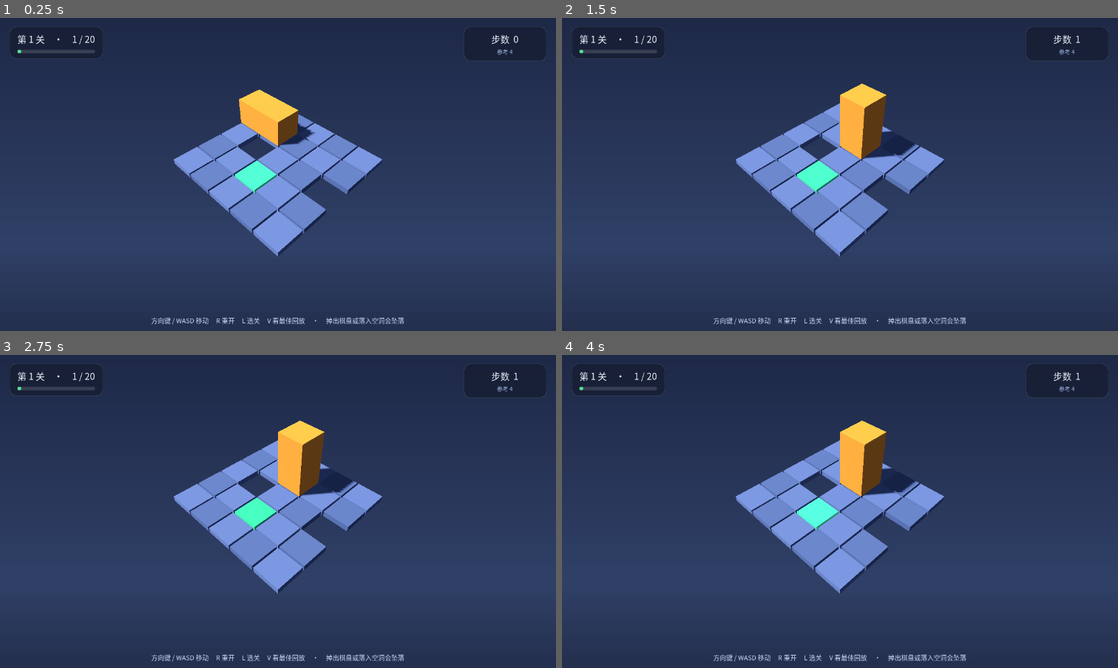
Above: before the commit, frames 1-4 (two rows, left to right).
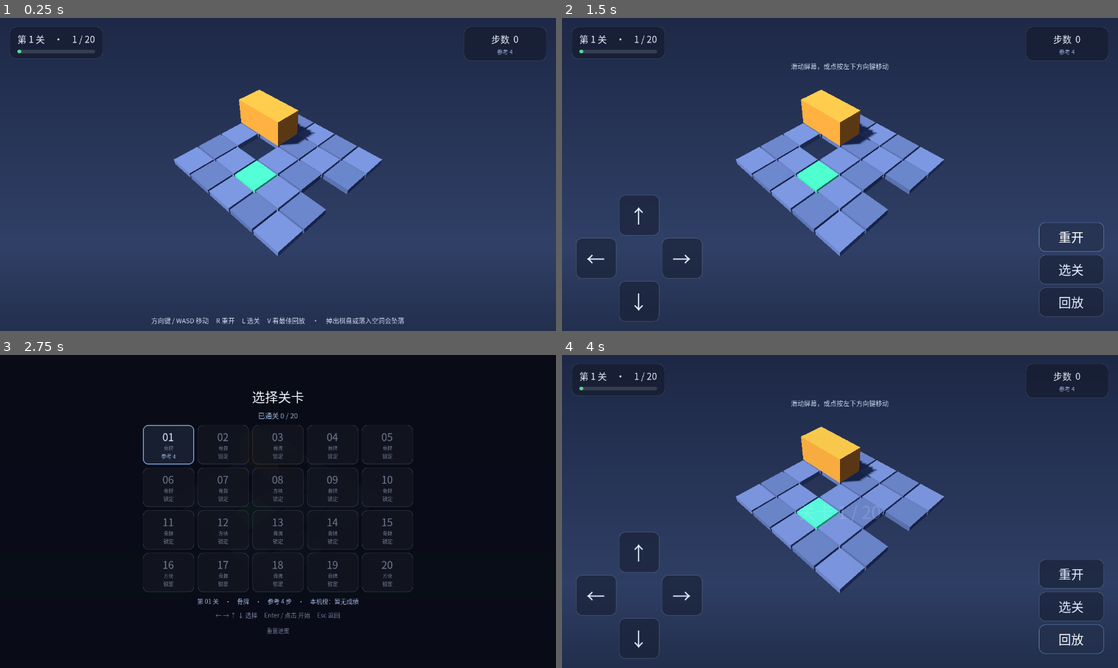
Above: after the commit, the same moments.

Repository: EasyIndie/EasyGodot
Game: Godot game, scene res://scenes/main.tscn
The game is run twice, just before and just after one commit, with the same random seed, the same clock (stepped at 60 frames per second) and the same inputs.
Inputs (mouse positions are in pixels of both pictures, inside the frame that each line leads up to):
- Up to frame 1 (0.25 s): no input
- Up to frame 2 (1.5 s): tap Enter at 0.5 s; move the mouse to (962, 158) at 0.52 s; hold Right 0.53-1.25 s; tap T at 0.6 s; click (962, 158) at 0.67 s; tap V at 0.8 s; click (1073, 237) at 1.25 s, where only the run after the commit has a clickable "重开"
- Up to frame 3 (2.75 s): click (511, 605) at 2 s, where only the run after the commit has a clickable "选关"
- Up to frame 4 (4 s): click (728, 445) at 2.77 s; click (1073, 639) at 3.5 s, where only the run after the commit has a clickable "回放"

The runs differ from the first frame. In frame 1, 0.2% of the frame differs, in the area x 31-69%, y 22-77%; in frame 2, 7.6%; in frame 3, 100%, in the area x 0-100%, y 0-100%; in frame 4, 8.5%.

Commit message:
移动端适配：触屏操作（D-pad + 滑动 + 动作按钮）+ 竖屏取景 + 自适应布局
问题：手机上打开网页版完全无法操作（没有键盘鼠标）。

新增 meta/touch_controls.gd（CanvasLayer，仅触屏设备显示）
- D-pad：左下 3x3 网格的四向按钮；右下「重开 / 选关 / 回放」
- 滑动：全屏滑动，swipe_dir() 把屏幕位移映射为网格方向
- 方向映射与键盘完全一致（→=+x ←=-x ↓=+z ↑=-z），一套心智模型通吃
- 触屏会再模拟一次鼠标事件，用冷却去重避免一次滑动走两步
- 选关打开时隐藏控件且拦下方向（不穿透到棋盘）

新增 meta/ui_layout.gd（纯函数，可 headless 单测）
- camera_distance()：按视口宽高比取景。Camera3D.fov 是竖向 FOV，
  竖屏横向可视范围更窄，用桌面调好的距离会把棋盘左右切掉；
  该函数在比例 >= 1 时与旧行为一致（实测差 0.3%），竖屏才额外拉远。
- touch_unit()：控件基准尺寸，横屏用更小系数避免吃掉半个高度
- level_grid()：选关网格列数/卡片尺寸随宽度降级（窄屏 3 列，原 5 列会溢出）

其他
- main.gd: ?touch=1/?touch=0 强制、桌面 T 切换、提示文字放顶部避免横屏压住棋盘
- level_select.gd: 卡片与字号按视口自适应
- 新增 tests/test_ui_layout.gd（40 断言：取景保真/竖屏拉远/任意比例都装得下/
  控件占比/网格不溢出）；test_e2e 补触屏集成（21 断言）
- 修复 gf-font-subset.sh：headless 不会自动重导入，导致「字体换了字形还是旧的」
  （新增文案的 6 个字缺字形正是被字体守卫抓出来的），脚本末尾自动 --import

测试套件 8 个全绿（463 断言）；480x1040 竖屏与 1080x500 横屏截图验证。

Diff:
--- a/games/puzzle-core/meta/level_select.gd
+++ b/games/puzzle-core/meta/level_select.gd
@@ -10,6 +10,7 @@
 extends CanvasLayer
 
 const Leaderboard = preload("res://meta/leaderboard.gd")
+const UiLayout = preload("res://meta/ui_layout.gd")
 
 signal level_chosen(index: int)
 signal closed
@@ -31,7 +32,9 @@
 var _entries: Array = []      # 关卡元数据（open_with 传入）
 var _keys: Array = []         # 关卡 key（与 entries 顺序一致）
 var _cards: Array = []
+var _card_parts: Array = []   # 与 _cards 同序：{num, shape, status} 三个标签（供缩放字号）
 var _grid: GridContainer
+var _title: Label
 var _subtitle: Label
 var _detail: Label
 var _hint: Label
@@ -67,6 +70,7 @@
 	title.add_theme_font_size_override("font_size", 30)
 	title.add_theme_color_override("font_color", Color(0.94, 0.96, 1.0))
 	box.add_child(title)
+	_title = title
 
 	_subtitle = Label.new()
 	_subtitle.horizontal_alignment = HORIZONTAL_ALIGNMENT_CENTER
@@ -103,6 +107,8 @@
 	_reset_btn.pressed.connect(_on_reset_pressed)
 	box.add_child(_reset_btn)
 
+	get_viewport().size_changed.connect(_apply_layout)
+
 
 # ── 对外 ───────────────────────────────────────────────
 
@@ -117,6 +123,7 @@
 		_grid.remove_child(c)
 		c.free()   # 立即释放：避免连续 open_with 时旧卡片残留一帧
 	_cards.clear()
+	_card_parts.clear()
 	_entries = entries
 	for i in range(entries.size()):
 		var card := _make_card(entries[i], i)
@@ -124,6 +131,7 @@
 		_cards.append(card)
 
 	_subtitle.text = Leaderboard.summary_text(Leaderboard.summary(_progress, entries))
+	_apply_layout()
 	_show_detail(_current)
 	_set_confirm(false)
 	visible = true
@@ -217,7 +225,27 @@
 		status.add_theme_color_override("font_color", FG_OPT)
 	status.mouse_filter = Control.MOUSE_FILTER_IGNORE
 	col.add_child(status)
+	_card_parts.append({"num": num, "shape": shape, "status": status})
 	return b
+
+
+func _apply_layout() -> void:
+	# 按视口自适应：列数随宽度降级、卡片与字号按可用宽度反算（窄屏/竖屏不溢出）
+	var vp: Vector2 = get_viewport().get_visible_rect().size
+	var g: Dictionary = UiLayout.level_grid(vp, maxi(_entries.size(), 1))
+	_grid.columns = int(g["columns"])
+	var card: Vector2 = g["card"]
+	for i in range(_cards.size()):
+		_cards[i].custom_minimum_size = card
+		var p: Dictionary = _card_parts[i]
+		p["num"].add_theme_font_size_override("font_size", int(card.x * 0.205))
+		p["shape"].add_theme_font_size_override("font_size", int(card.x * 0.100))
+		p["status"].add_theme_font_size_override("font_size", int(card.x * 0.108))
+	var k: float = clampf(vp.x / 1280.0, 0.62, 1.0)
+	_title.add_theme_font_size_override("font_size", int(30.0 * k))
+	_subtitle.add_theme_font_size_override("font_size", int(16.0 * k))
+	_detail.add_theme_font_size_override("font_size", int(14.0 * k))
+	_hint.add_theme_font_size_override("font_size", int(14.0 * k))
 
 
 func _show_detail(index: int) -> void:
--- /dev/null
+++ b/games/puzzle-core/meta/touch_controls.gd
@@ -0,0 +1,202 @@
+# touch_controls.gd — 触屏操作层：方向键（D-pad）+ 动作按钮 + 滑动手势。
+#
+# 只在触屏设备显示（`main.gd` 用 DisplayServer.is_touchscreen_available() 判定，
+# 也可用 `?touch=1` / `?touch=0` 强制，桌面调试可按 T 切换）。
+#
+# **方向映射与键盘完全一致**（→=+x、←=-x、↓=+z、↑=-z），也等于网格轴方向。
+# 因为相机是斜 45° 等距视角，方块在屏幕上表现为斜向移动 —— 这是既定的取景约定，
+# 一套心智模型同时适用于键盘和触屏，不搞两套。
+extends CanvasLayer
+
+signal direction(d: Vector3i)
+signal restart_pressed
+signal select_pressed
+signal replay_pressed
+
+const LAYOUT = preload("res://meta/ui_layout.gd")
+
+const SWIPE_MIN := 26.0        # 最小滑动距离（缓冲区像素）
+const SWIPE_MAX_TIME := 0.9    # 超过此时长不算滑动
+const SWIPE_COOLDOWN := 0.12   # 触屏会再模拟一次鼠标事件，用冷却去重
+
+const GLYPH := {
+	Vector3i(0, 0, -1): "↑",
+	Vector3i(0, 0, 1): "↓",
+	Vector3i(-1, 0, 0): "←",
+	Vector3i(1, 0, 0): "→",
+}
+
+var _pad: GridContainer
+var _actions: VBoxContainer
+var _dir_buttons: Array = []
+var _action_buttons: Array = []
+var _unit: float = 64.0
+var _tracking: bool = false
+var _start_pos: Vector2 = Vector2.ZERO
+var _start_time: float = 0.0
+var _cooldown: float = 0.0
+
+
+func _ready() -> void:
+	layer = 5  # 在 HUD(0) 之上、换关过渡层(10) 之下
+	visible = false
+
+	var root := Control.new()
+	root.name = "TouchRoot"
+	root.set_anchors_preset(Control.PRESET_FULL_RECT)
+	root.mouse_filter = Control.MOUSE_FILTER_IGNORE
+	add_child(root)
+
+	_pad = GridContainer.new()
+	_pad.columns = 3
+	_pad.add_theme_constant_override("h_separation", 6)
+	_pad.add_theme_constant_override("v_separation", 6)
+	_pad.mouse_filter = Control.MOUSE_FILTER_IGNORE
+	root.add_child(_pad)
+
+	# 3×3：四角与中心留空
+	var cells: Array = [
+		null, Vector3i(0, 0, -1), null,
+		Vector3i(-1, 0, 0), null, Vector3i(1, 0, 0),
+		null, Vector3i(0, 0, 1), null,
+	]
+	for c in cells:
+		if c == null:
+			var sp := Control.new()
+			sp.mouse_filter = Control.MOUSE_FILTER_IGNORE
+			_pad.add_child(sp)
+		else:
+			var b := _make_button(str(GLYPH[c]))
+			var d: Vector3i = c
+			b.pressed.connect(func() -> void: direction.emit(d))
+			_pad.add_child(b)
+			_dir_buttons.append(b)
+
+	_actions = VBoxContainer.new()
+	_actions.add_theme_constant_override("separation", 8)
+	_actions.mouse_filter = Control.MOUSE_FILTER_IGNORE
+	root.add_child(_actions)
+	for spec in [["重开", "restart_pressed"], ["选关", "select_pressed"], ["回放", "replay_pressed"]]:
+		var b := _make_button(str(spec[0]))
+		var sig: String = str(spec[1])
+		b.pressed.connect(func() -> void: emit_signal(sig))
+		_actions.add_child(b)
+		_action_buttons.append(b)
+
+	get_viewport().size_changed.connect(_apply_layout)
+	_apply_layout()
+
+
+# ── 对外 ───────────────────────────────────────────────
+
+func set_shown(on: bool) -> void:
+	visible = on
+	if on:
+		_apply_layout()
+
+
+func is_shown() -> bool:
+	return visible
+
+
+func bottom_inset() -> float:
+	# 底部被控件占用的高度（供 HUD 提示文字避让）
+	return _unit * 3.0 + _unit * 0.68
+
+
+# ── 布局 ───────────────────────────────────────────────
+
+func _apply_layout() -> void:
+	var vp: Vector2 = get_viewport().get_visible_rect().size
+	_unit = LAYOUT.touch_unit(vp)
+	var margin: float = _unit * 0.34
+	var pad: float = _unit * 3.0
+
+	_pad.position = Vector2(margin, vp.y - pad - margin)
+	_pad.size = Vector2(pad, pad)
+	for b in _dir_buttons:
+		b.custom_minimum_size = Vector2(_unit, _unit)
+		b.add_theme_font_size_override("font_size", int(_unit * 0.46))
+
+	var bw: float = _unit * 1.60
+	var bh: float = _unit * 0.72
+	var sep: float = 8.0
+	for b in _action_buttons:
+		b.custom_minimum_size = Vector2(bw, bh)
+		b.add_theme_font_size_override("font_size", int(_unit * 0.31))
+	_actions.size = Vector2(bw, bh * float(_action_buttons.size()) + sep * float(maxi(_action_buttons.size() - 1, 0)))
+	_actions.position = Vector2(vp.x - bw - margin, vp.y - _actions.size.y - margin)
+
+
+func _make_button(text: String) -> Button:
+	var b := Button.new()
+	b.text = text
+	b.focus_mode = Control.FOCUS_NONE  # 触屏不需要键盘焦点
+	b.mouse_filter = Control.MOUSE_FILTER_STOP
+	b.add_theme_color_override("font_color", Color(0.90, 0.94, 1.0))
+	b.add_theme_color_override("font_hover_color", Color(1, 1, 1))
+	b.add_theme_color_override("font_pressed_color", Color(1, 1, 1))
+	b.add_theme_stylebox_override("normal", _sb(Color(0.09, 0.12, 0.20, 0.62), Color(1, 1, 1, 0.14)))
+	b.add_theme_stylebox_override("hover", _sb(Color(0.14, 0.19, 0.30, 0.72), Color(0.55, 0.75, 1.0, 0.60)))
+	b.add_theme_stylebox_override("pressed", _sb(Color(0.22, 0.34, 0.55, 0.88), Color(0.55, 0.75, 1.0, 0.90)))
+	return b
+
+
+func _sb(bg: Color, border: Color) -> StyleBoxFlat:
+	var s := StyleBoxFlat.new()
+	s.bg_color = bg
+	s.set_corner_radius_all(14)
+	s.set_border_width_all(1)
+	s.border_color = border
+	return s
+
+
+# ── 滑动手势 ───────────────────────────────────────────
+
+func _process(delta: float) -> void:
+	if _cooldown > 0.0:
+		_cooldown -= delta
+
+
+static func swipe_dir(delta: Vector2) -> Vector3i:
+	# 屏幕位移 → 网格方向，与键盘一致：右=+x、左=-x、下=+z、上=-z
+	if delta.length() < SWIPE_MIN:
+		return Vector3i.ZERO
+	if absf(delta.x) >= absf(delta.y):
+		return Vector3i(1, 0, 0) if delta.x > 0.0 else Vector3i(-1, 0, 0)
+	return Vector3i(0, 0, 1) if delta.y > 0.0 else Vector3i(0, 0, -1)
+
+
+func _input(event: InputEvent) -> void:
+	if not visible:
+		return
+	var pos := Vector2.ZERO
+	var pressed := false
+	if event is InputEventScreenTouch:
+		pos = event.position
+		pressed = event.pressed
+	elif event is InputEventMouseButton and event.button_index == MOUSE_BUTTON_LEFT:
+		pos = event.position
+		pressed = event.pressed
+	else:
+		return
+	if pressed:
+		_tracking = true
+		_start_pos = pos
+		_start_time = Time.get_ticks_msec() / 1000.0
+	else:
+		_finish(pos)
+
+
+func _finish(pos: Vector2) -> void:
+	if not _tracking:
+		return
+	_tracking = false
+	if _cooldown > 0.0:
+		return  # 触屏→鼠标的重复投递
+	if Time.get_ticks_msec() / 1000.0 - _start_time > SWIPE_MAX_TIME:
+		return
+	var d: Vector3i = swipe_dir(pos - _start_pos)
+	if d != Vector3i.ZERO:
+		_cooldown = SWIPE_COOLDOWN
+		direction.emit(d)
--- /dev/null
+++ b/games/puzzle-core/meta/ui_layout.gd
@@ -0,0 +1,44 @@
+# ui_layout.gd — 布局与取景的**纯函数**（不依赖场景树，可 headless 单测）。
+#
+# 抽出来的原因：这些数值同时被相机取景、触屏控件、选关界面使用，
+# 且必须在完全不同的屏幕比例下成立（桌面 16:9、手机竖屏约 9:19.5、平板 4:3）。
+# 与其在各处散落魔数，不如集中成可验证的纯函数。
+extends RefCounted
+
+# 等距投影下，棋盘在屏幕上的外接尺寸 ≈ 格数 × 该系数。
+# 该值由「原来在 16:9 下调好的取景」反推得到（保证桌面观感不变）。
+const BOARD_FIT := 1.88
+# 取景余量
+const FIT_MARGIN := 1.06
+
+
+static func camera_distance(board_size: float, aspect: float, fov_deg: float) -> float:
+	# 让棋盘在**横竖两个方向都装得下**：竖屏时横向可视范围更窄，相机必须往后拉，
+	# 否则手机竖屏会把棋盘左右两侧切掉。
+	var half: float = deg_to_rad(fov_deg) * 0.5
+	var extent: float = board_size * BOARD_FIT
+	var d_v: float = (extent * 0.5) / tan(half)
+	var d_h: float = (extent * 0.5) / (tan(half) * maxf(aspect, 0.2))
+	return maxf(d_v, d_h) * FIT_MARGIN
+
+
+static func touch_unit(viewport: Vector2) -> float:
+	# 触屏控件基准尺寸（缓冲区像素）：取短边比例。
+	# 横屏时短边就是高度，用同样系数会吃掉半个屏幕，所以取更小的系数。
+	var short_side: float = minf(viewport.x, viewport.y)
+	var k: float = 0.13 if viewport.x > viewport.y else 0.16
+	return clampf(short_side * k, 48.0, 132.0)
+
+
+static func level_grid(viewport: Vector2, count: int) -> Dictionary:
+	# 选关网格：列数随宽度降级，卡片尺寸按可用宽度反算，保证窄屏不溢出。
+	var cols: int = 5
+	if viewport.x < 700.0:
+		cols = 3
+	elif viewport.x < 900.0:
+		cols = 4
+	cols = mini(cols, maxi(count, 1))
+	var gap: float = 8.0
+	var avail: float = viewport.x * 0.90 - gap * float(cols - 1)
+	var card_w: float = clampf(avail / float(cols), 76.0, 118.0)
+	return {"columns": cols, "card": Vector2(card_w, card_w * 0.77), "gap": gap}
--- a/games/puzzle-core/scenes/main.gd
+++ b/games/puzzle-core/scenes/main.gd
@@ -5,6 +5,8 @@
 const Moves = preload("res://core/moves.gd")
 const Progress = preload("res://meta/progress.gd")
 const LevelSelect = preload("res://meta/level_select.gd")
+const TouchControls = preload("res://meta/touch_controls.gd")
+const UiLayout = preload("res://meta/ui_layout.gd")
 
 var game: Node3D = null
 var cam: Camera3D = null
@@ -20,6 +22,10 @@
 var hud_layer: CanvasLayer
 # ?lite=1：低端 GPU / 排障开关——关阴影与渐变幕布、停逐帧材质更新
 var lite_mode: bool = false
+# 触屏操作层（仅在触屏设备显示；可用 ?touch=1 / ?touch=0 强制，桌面可按 T 切换）
+var touch_controls = null
+var _touch_active: bool = false
+var _query_string: String = ""
 
 # HUD 节点
 var level_label: Label
@@ -41,6 +47,8 @@
 
 
 func _ready() -> void:
+	if OS.has_feature("web"):
+		_query_string = str(JavaScriptBridge.eval("window.location.search", true))
 	lite_mode = _query_flag("lite")
 	_setup_camera()
 	_setup_light()
@@ -48,6 +56,7 @@
 	_setup_backdrop()
 	_setup_hud()
 	_setup_transition()
+	_setup_touch_controls()
 	progress = Progress.new()
 	levels = _scan_levels()
 	_setup_level_select()
@@ -59,14 +68,68 @@
 	game.won.connect(_on_won)
 	game.fell.connect(_on_fell)
 	_load_level(0, false)
+	_refresh_help()
 
 
 func _query_flag(name: String) -> bool:
-	# 读取 URL 查询参数（仅 Web 有效），用于低端 GPU / 排障开关（如 ?lite=1）
-	if not OS.has_feature("web"):
+	# 读取 URL 查询参数（仅 Web 有效），用于低端 GPU / 触屏等开关
+	return _query_string.contains(name + "=1")
+
+
+func _setup_touch_controls() -> void:
+	touch_controls = TouchControls.new()
+	touch_controls.name = "TouchControls"
+	add_child(touch_controls)
+	touch_controls.direction.connect(_on_touch_direction)
+	touch_controls.restart_pressed.connect(_restart)
+	touch_controls.select_pressed.connect(_open_level_select)
+	touch_controls.replay_pressed.connect(_play_replay)
+	_touch_active = _touch_wanted()
+	_apply_touch_visibility()
+
+
+func _touch_wanted() -> bool:
+	# 触屏设备才显示操作层；?touch=1 / ?touch=0 可强制（便于在桌面调试触屏 UI）
+	if _query_string.contains("touch=1"):
+		return true
+	if _query_string.contains("touch=0"):
 		return false
-	var q: String = str(JavaScriptBridge.eval("window.location.search", true))
-	return q.contains(name + "=1")
+	return DisplayServer.is_touchscreen_available()
+
+
+func _apply_touch_visibility() -> void:
+	if touch_controls == null:
+		return
+	var hud_hidden: bool = hud_layer != null and not hud_layer.visible
+	touch_controls.set_shown(_touch_active and not hud_hidden)
+
+
+func _on_touch_direction(d: Vector3i) -> void:
+	# 触屏滑动/方向键与键盘走同一条路径，但要避开选关、过渡、回放
+	if transitioning or _replaying:
+		return
+	if level_select != null and level_select.is_open():
+		return
+	_do_move(d)
+
+
+func _refresh_help() -> void:
+	if help_label == null:
+		return
+	if touch_controls != null and touch_controls.is_shown():
+		# 触屏时控件占据底部，提示改放**顶部**（HUD 下方），
+		# 否则横屏会直接压在棋盘上
+		help_label.text = "滑动屏幕，或点按左下方向键移动"
+		help_label.anchor_top = 0.0
+		help_label.anchor_bottom = 0.0
+		help_label.offset_top = 98.0
+		help_label.offset_bottom = 124.0
+	else:
+		help_label.text = "方向键 / WASD 移动     R 重开     L 选关     V 看最佳回放     ·     掉出棋盘或落入空洞会坠落"
+		help_label.anchor_top = 1.0
+		help_label.anchor_bottom = 1.0
+		help_label.offset_top = -36.0
+		help_label.offset_bottom = -12.0
 
 
 func _scan_levels() -> Array:
@@ -245,6 +308,7 @@
 func _hide_hud(hidden: bool) -> void:
 	if hud_layer != null:
 		hud_layer.visible = not hidden
+	_apply_touch_visibility()
 
 
 func _on_level_select_closed() -> void:
@@ -407,6 +471,13 @@
 				return
 			KEY_V:
 				_play_replay()
+				return
+			KEY_T:
+				# 桌面调试：手动开关触屏操作层
+				if touch_controls != null:
+					_touch_active = not touch_controls.is_shown()
+					_apply_touch_visibility()
+					_refresh_help()
 				return
 			KEY_N:
 				_next_level()
@@ -435,8 +506,13 @@
 	var cz: float = float(game.board.grid_z) / 2.0
 	var s: float = float(max(game.board.grid_x, game.board.grid_z))
 	var az: float = deg_to_rad(45.0)
-	var horiz: float = s * 1.35
-	cam.position = Vector3(cx + horiz * sin(az), s * 1.35, cz + horiz * cos(az))
+	# 距离按视口宽高比自适应：手机竖屏时横向可视范围更窄，
+	# 必须把相机往后拉，否则棋盘左右两侧会被切掉（见 ui_layout.camera_distance）
+	var vp: Vector2 = get_viewport().get_visible_rect().size
+	var aspect: float = vp.x / maxf(vp.y, 1.0)
+	var dist: float = UiLayout.camera_distance(s, aspect, cam.fov)
+	var dir := Vector3(sin(az), 1.0, cos(az)).normalized()
+	cam.position = Vector3(cx, 0.0, cz) + dir * dist
 	cam.look_at(Vector3(cx, 0.0, cz))
 
 
--- a/games/puzzle-core/tests/test_e2e.gd
+++ b/games/puzzle-core/tests/test_e2e.gd
@@ -8,6 +8,7 @@
 const Loader = preload("res://core/level_loader.gd")
 const Fixtures = preload("res://tests/fixtures.gd")
 const Progress = preload("res://meta/progress.gd")
+const TouchControls = preload("res://meta/touch_controls.gd")
 
 var checks: int = 0
 var failures: int = 0
@@ -27,6 +28,7 @@
 	await _test_scene()
 	await _test_level_select()
 	await _test_replay_playback()
+	await _test_touch_controls()
 	_report_and_quit()
 
 
@@ -220,6 +222,53 @@
 		DirAccess.remove_absolute(ProjectSettings.globalize_path(path))
 
 
+func _test_touch_controls() -> void:
+	# 触屏操作层：滑动方向映射、按钮联动、不与选关/过渡打架
+	# 1) 静态的滑动→方向映射（与键盘一致：右=+x 左=-x 下=+z 上=-z）
+	check(TouchControls.swipe_dir(Vector2(80, 0)) == Vector3i(1, 0, 0), "右滑应映射 +x")
+	check(TouchControls.swipe_dir(Vector2(-80, 0)) == Vector3i(-1, 0, 0), "左滑应映射 -x")
+	check(TouchControls.swipe_dir(Vector2(0, 80)) == Vector3i(0, 0, 1), "下滑应映射 +z")
+	check(TouchControls.swipe_dir(Vector2(0, -80)) == Vector3i(0, 0, -1), "上滑应映射 -z")
+	check(TouchControls.swipe_dir(Vector2(10, 4)) == Vector3i.ZERO, "过短位移不应算滑动")
+	check(TouchControls.swipe_dir(Vector2(70, 30)) == Vector3i(1, 0, 0), "斜向滑动应取主导轴（x）")
+	check(TouchControls.swipe_dir(Vector2(25, 70)) == Vector3i(0, 0, 1), "斜向滑动应取主导轴（y）")
+
+	var scene = load("res://scenes/main.tscn").instantiate()
+	root.add_child(scene)
+	await process_frame
+	check(scene.touch_controls != null, "主场景应创建触屏操作层")
+
+	# 2) 默认（headless 无触屏）不显示；强制打开后可见
+	scene._touch_active = false
+	scene._apply_touch_visibility()
+	check(not scene.touch_controls.is_shown(), "默认不应显示触屏控件")
+	scene._touch_active = true
+	scene._apply_touch_visibility()
+	check(scene.touch_controls.is_shown(), "?touch=1 / 触屏设备应显示控件")
+	check(scene.touch_controls.bottom_inset() > 0.0, "应报告底部占位高度（供提示文案避让）")
+
+	# 3) 方向信号应真的驱动方块
+	var before: int = scene.game.move_count
+	scene._on_touch_direction(Vector3i(1, 0, 0))
+	check(scene.game.move_count == before + 1, "触屏方向应驱动一次移动")
+
+	# 4) 选关界面打开时，触屏方向不得穿透到棋盘
+	scene._open_level_select()
+	check(scene.level_select.is_open(), "选关界面应已打开")
+	var mid: int = scene.game.move_count
+	scene._on_touch_direction(Vector3i(1, 0, 0))
+	check(scene.game.move_count == mid, "选关打开时触屏方向应被拦下")
+	scene.level_select.close()
+
+	# 5) 选关打开时应连带隐藏触屏控件，关闭后恢复
+	scene._open_level_select()
+	check(not scene.touch_controls.is_shown(), "选关打开时应隐藏触屏控件")
+	scene.level_select.close()
+	check(scene.touch_controls.is_shown(), "选关关闭后应恢复触屏控件")
+
+	scene.free()
+
+
 func _test_level_select() -> void:
 	# 选关界面：卡片数 / 顺序解锁 / 开关
 	var tmp := "user://test_e2e_select.json"
--- /dev/null
+++ b/games/puzzle-core/tests/test_ui_layout.gd
@@ -0,0 +1,112 @@
+# test_ui_layout.gd — 布局/取景纯函数测试（headless）。
+#
+# 重点是**手机竖屏**这一新场景：取景以前只在 16:9 下调过，
+# 竖屏时横向可视范围更窄，不把相机往后拉就会把棋盘左右切掉。
+extends SceneTree
+
+const L = preload("res://meta/ui_layout.gd")
+
+const FOV := 55.0
+
+var checks: int = 0
+var failures: int = 0
+
+
+func _init() -> void:
+	_test_camera_desktop_unchanged()
+	_test_camera_portrait()
+	_test_camera_always_fits()
+	_test_touch_unit()
+	_test_level_grid()
+
+	print(JSON.stringify({
+		"suite": "test_ui_layout",
+		"checks": checks,
+		"failures": failures,
+		"status": "ok" if failures == 0 else "fail",
+	}))
+	quit(0 if failures == 0 else 1)
+
+
+func check(cond: bool, msg: String) -> void:
+	checks += 1
+	if not cond:
+		failures += 1
+		push_error("FAIL: " + msg)
+
+
+func _visible_half_width(s: float, aspect: float) -> float:
+	# 相机距离对应「横向能看到的半宽」
+	return L.camera_distance(s, aspect, FOV) * tan(deg_to_rad(FOV) * 0.5) * aspect
+
+
+# ---- 测试组 ----
+
+func _test_camera_desktop_unchanged() -> void:
+	# 16:9 下必须与旧的固定取景（距离 = 格数 × 1.909）几乎一致，保证桌面观感不变
+	var s := 6.0
+	var legacy: float = s * 1.909
+	var now: float = L.camera_distance(s, 16.0 / 9.0, FOV)
+	var diff: float = absf(now - legacy) / legacy
+	check(diff < 0.03, "16:9 取景应与旧行为一致（差 %.2f%%，now=%.2f legacy=%.2f）" % [diff * 100.0, now, legacy])
+
+
+func _test_camera_portrait() -> void:
+	var s := 6.0
+	var wide: float = L.camera_distance(s, 16.0 / 9.0, FOV)
+	var square: float = L.camera_distance(s, 1.0, FOV)
+	var tall: float = L.camera_distance(s, 9.0 / 19.5, FOV)
+	# 比例 >= 1 时由**竖向**决定距离，因此正方形与 16:9 相同；只有竖屏才需要额外拉远
+	check(is_equal_approx(square, wide),
+		"比例 >= 1 时应由竖向决定，正方形与 16:9 距离相同（square=%.2f wide=%.2f）" % [square, wide])
+	check(tall > square, "竖屏应比正方形拉得更远（tall=%.2f square=%.2f）" % [tall, square])
+	# 竖屏手机（390×844 ≈ 0.462）
+	var phone: float = L.camera_distance(s, 390.0 / 844.0, FOV)
+	check(phone > wide * 2.0, "手机竖屏距离应显著大于桌面（phone=%.2f wide=%.2f）" % [phone, wide])
+
+
+func _test_camera_always_fits() -> void:
+	# 任意比例下，棋盘都必须完整落在横向视野里
+	var s := 10.0
+	var extent: float = s * L.BOARD_FIT
+	for aspect in [16.0 / 9.0, 4.0 / 3.0, 1.0, 0.75, 390.0 / 844.0, 9.0 / 19.5]:
+		var half_w: float = _visible_half_width(s, aspect)
+		check(half_w >= extent * 0.5,
+			"比例 %.3f 下横向应装得下棋盘（可见半宽 %.2f >= 需要 %.2f）" % [aspect, half_w, extent * 0.5])
+
+
+func _test_touch_unit() -> void:
+	# 竖屏手机（缓冲区像素：390×844 CSS × 2）
+	var portrait := Vector2(780, 1688)
+	var up: float = L.touch_unit(portrait)
+	check(up >= 48.0 and up <= 132.0, "基准尺寸应夹在区间内，got=%.1f" % up)
+	check(up * 3.0 <= portrait.y * 0.40, "竖屏控件高度不应超过视口 40%%（pad=%.0f vp=%.0f）" % [up * 3.0, portrait.y])
+	# 横屏手机：控件更不能吃掉半个高度
+	var landscape := Vector2(1688, 780)
+	var ul: float = L.touch_unit(landscape)
+	check(ul * 3.0 <= landscape.y * 0.42, "横屏控件高度不应超过视口 42%%（pad=%.0f vp=%.0f）" % [ul * 3.0, landscape.y])
+	check(ul <= up, "横屏基准不应大于竖屏（landscape=%.1f portrait=%.1f）" % [ul, up])
+	# 大屏有上限，小屏有下限
+	check(L.touch_unit(Vector2(3840, 2160)) <= 132.0, "大屏不应超过上限")
+	check(L.touch_unit(Vector2(480, 320)) >= 48.0, "小屏不应低于下限")
+	# 可点面积（手机下 1 缓冲像素 = 0.5 CSS px）应远大于 44 CSS px 的最低要求
+	check(up * 0.5 > 44.0, "触屏可点面积应足够大，got=%.1f CSS px" % (up * 0.5))
+
+
+func _test_level_grid() -> void:
+	for vp_x in [1280.0, 1000.0, 800.0, 600.0, 390.0]:
+		var g: Dictionary = L.level_grid(Vector2(vp_x, 800.0), 20)
+		var cols: int = int(g["columns"])
+		var card: Vector2 = g["card"]
+		var gap: float = float(g["gap"])
+		var total: float = card.x * float(cols) + gap * float(cols - 1)
+		check(cols >= 3 and cols <= 5, "列数应在 3..5，vp=%.0f got=%d" % [vp_x, cols])
+		check(total <= vp_x, "网格总宽不得超出视口（vp=%.0f total=%.1f）" % [vp_x, total])
+		check(card.x >= 76.0 and card.x <= 118.0, "卡片宽度应夹在区间内，got=%.1f" % card.x)
+		check(card.y < card.x, "卡片应宽大于高，got=%.1f x %.1f" % [card.x, card.y])
+
+	# 窄屏应降列
+	check(int(L.level_grid(Vector2(600, 800), 20)["columns"]) == 3, "窄屏应降为 3 列")
+	check(int(L.level_grid(Vector2(1280, 720), 20)["columns"]) == 5, "宽屏应为 5 列")
+	# 关卡数少于列数时不应留空列
+	check(int(L.level_grid(Vector2(1280, 720), 2)["columns"]) == 2, "关卡数少于列数时列数应跟随关卡数")
Binary file changed: games/puzzle-core/fonts/NotoSansSC-Regular.otf
Not shown, added: games/puzzle-core/meta/touch_controls.gd.uid
Not shown, added: games/puzzle-core/meta/ui_layout.gd.uid
Not shown, added: games/puzzle-core/tests/test_ui_layout.gd.uid
Not shown, changed: workflow/docs/04-visual-and-e2e.md
Not shown, changed: workflow/docs/07-mvp-status.md
Not shown, changed: workflow/scripts/gf-font-subset.sh
